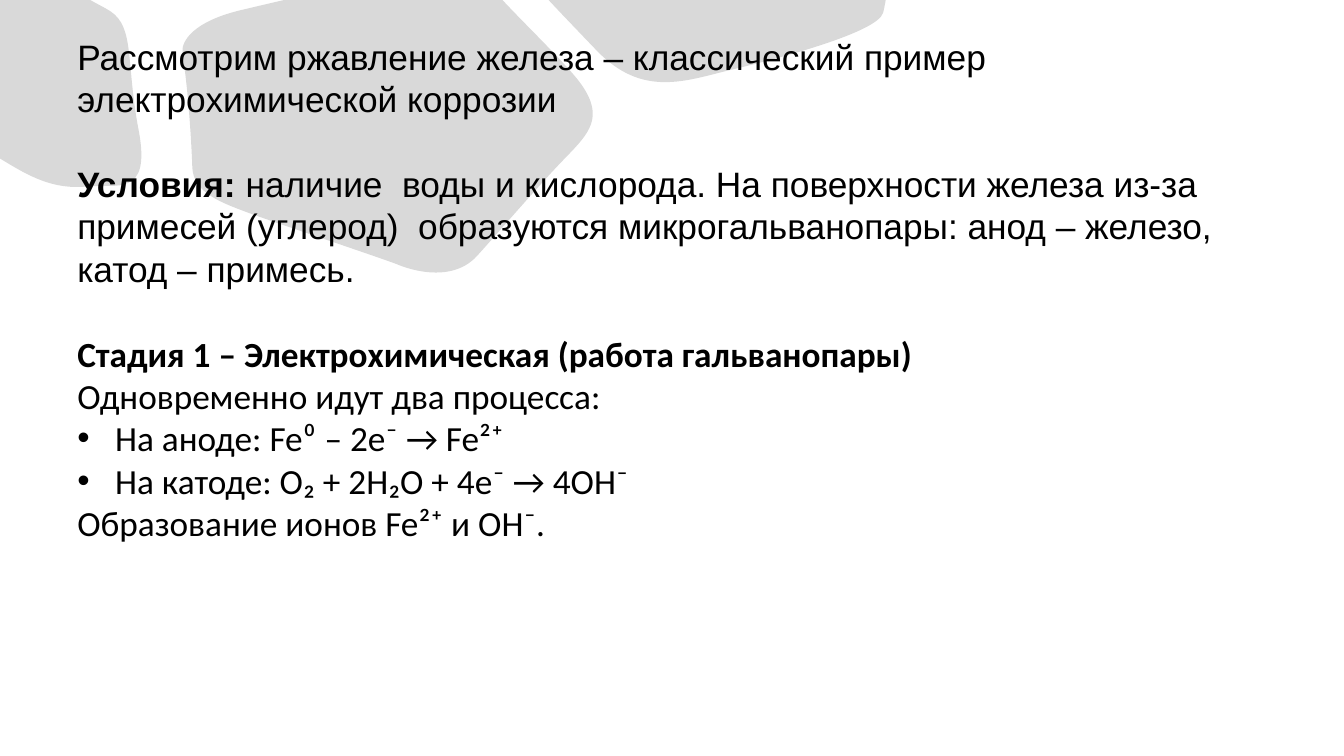
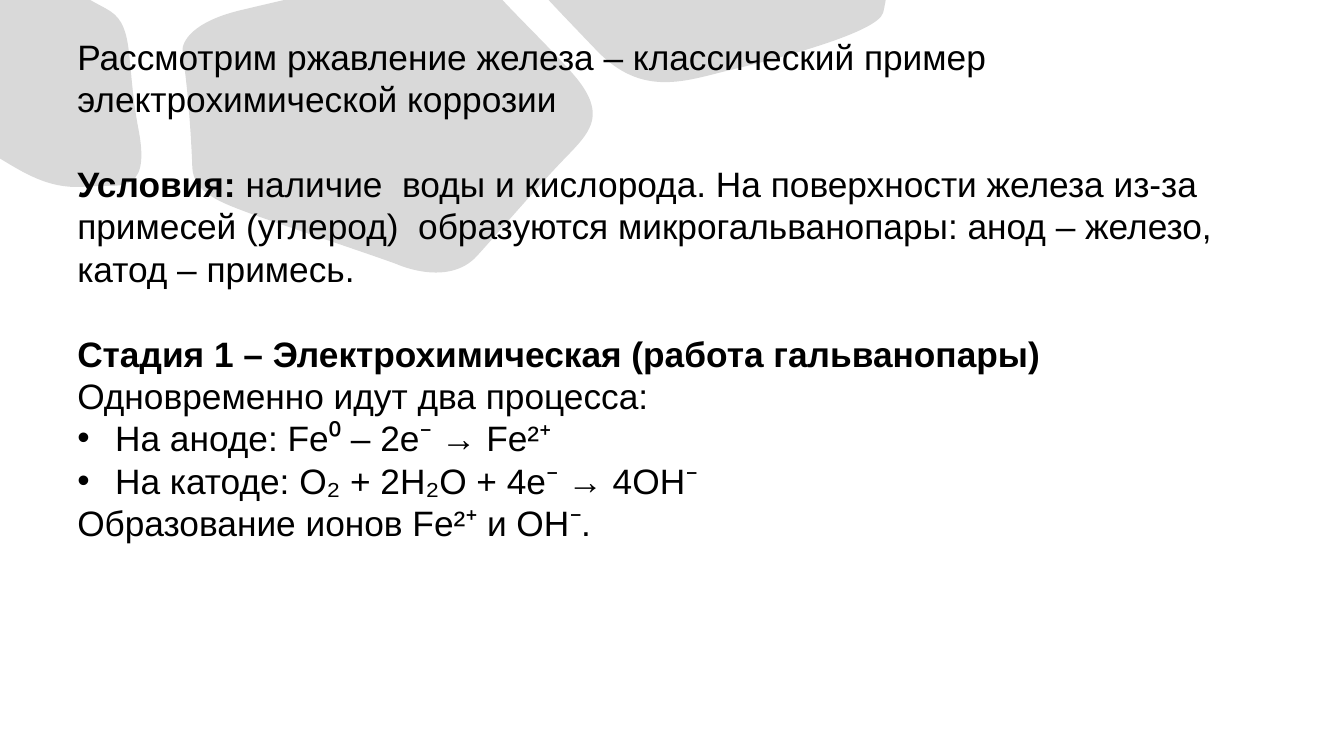
Before and after one commit to relyay/relyay.github.io, a slide deck: slide 5 of 67.pptx. Drawn at 1344x756 pixels with LibreOffice and Linux fonts; fonts in the diff are those of the drawing. Boxes give left, top, right and bottom in pixels: in the first picture for what was removed or moved away, otherwise in the second. Text is boxed around its words. In the diff, an @@ line names an element or a change of style, - is before the commit and + after.

Commit message:
67

```diff
--- a/67.pptx
+++ b/67.pptx
@@ text at (77,341,1039,542): font Calibri to Arial in "Стадия 1 – Электрохимическая (работа гальванопары) Одновреме ...", "На аноде: Fe⁰ – 2e⁻ → Fe²⁺", "На катоде: O₂ + 2H₂O + 4e⁻ ...", "Образование ионов Fe²⁺ и OH⁻." @@
```
Also in this commit, not shown: 5 other slides changed.
